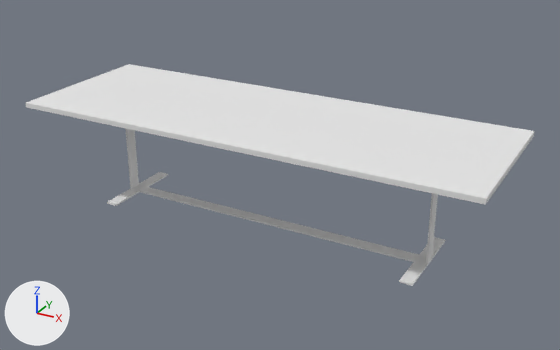
What one commit did to the OBJ model assets/module/table.obj.
Both versions are drawn from a camera (50 mm lens) standing at (2.25, -3.93, 2.32) and looking at (0.07, 0.03, 0.34). The lights are fixed; the arrows at lower left show +X, +Y and +Z. Where no turn or scale is listed for an object, it has been applied to the vertices.

Names of what the first picture shows: 'te_300.lwo'.
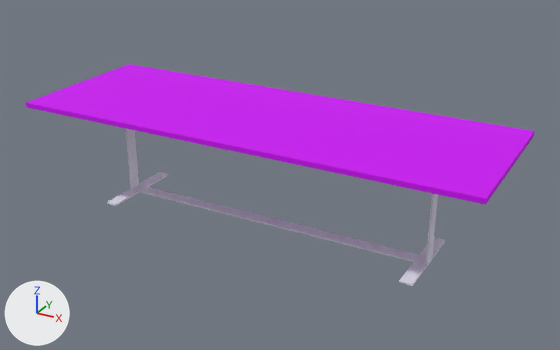
Pixel boxes [x1, y1, x2, y2] of what changed, in the pictures (560 x 350 px):
part 1 of me_te_300_lwo, recoloured (white to purple)
    both: [107, 129, 446, 286]
part 2 of me_te_300_lwo, recoloured (white to purple)
    both: [26, 64, 535, 205]

The edits, one by one:
Material 'wood5' (mat_wood5) is new.
Its base color is (0.6, 0.0, 0.9) (purple #cb00f3).
Its roughness is 1.0.
Material 'metal2' (mat_metal2) is new.
Its base color is (0.8, 0.8, 0.9) (white #e7e7f3).
Its roughness is 1.0.
me_te_300_lwo has 4106 vertices, 4282 faces and spans x -1.5..1.5, y -0.53..0.53, z 0.0..0.73.
me_te_300_lwo is used by ob_te_300_lwo; location (0.0, 0.0, 0.0).
me_te_300_lwo part 1: all 4172 faces that had it switch from mat_metal (white #e7e7e7) to mat_metal2 (white #e7e7f3).
me_te_300_lwo part 2: all 110 faces that had it switch from mat_wood (white #e7e7e7) to mat_wood5 (purple #cb00f3).
